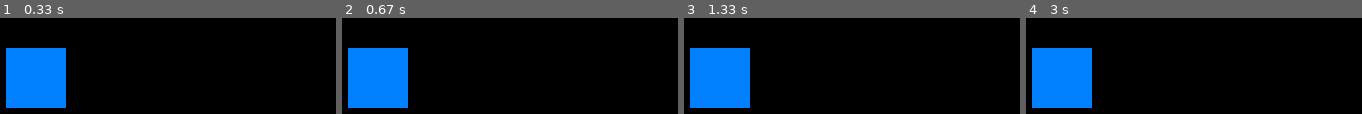
Above: before the commit, frames 1-4 (left to right).
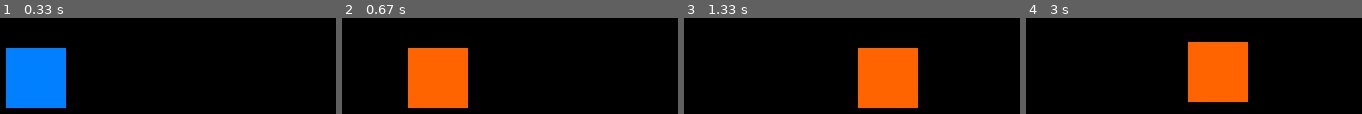
Above: after the commit, the same moments.

Repository: Soucouyant/IntroToPygame
Game: pygame game, started from Part1/entrypoint.py
The game is run twice, just before and just after one commit, with the same random seed, the same clock (stepped at 60 frames per second) and the same inputs.
Inputs:
- Up to frame 1 (0.33 s): no input
- Up to frame 2 (0.67 s): hold Space from 0.33 s (still down); hold Right from 0.33 s (still down)
- Up to frame 3 (1.33 s): release Space at 0.8 s; release Right at 0.8 s; hold Right 0.83-1.3 s; tap Space at 0.9, 1.2 s
- Up to frame 4 (3 s): hold Up 1.33-1.63 s; tap Space at 1.4, 1.73, 2.03, 2.23, 2.53, 2.8 s; hold Right 1.67-2.13 s; hold Left 2.17-2.7 s; hold Down from 2.73 s (still down)

Frame 1 is identical in both runs. In frame 2, 22% of the frame differs, in the area x 1-38%, y 31-94%; in frame 3, 22%; in frame 4, 22%.

Commit message:
Part 1 Complete

Diff:
--- a/Part1/entrypoint.py
+++ b/Part1/entrypoint.py
@@ -1,38 +1,45 @@
-#Single Line Comments are so lame
-#Just have multi line
-#lame language
-#Required Comments ^
+# Duran Ramlall
+# Part 1 of NerdParadise PyGame: Getting Started walkthrough
+# Friday April 1 2022
+# TEJ4M1 P2 Gr 12
 
+# Import Statements
 import pygame
 
 # Initialize
 pygame.init()
 screen = pygame.display.set_mode((400, 300))
 
-#Do things
-
-isBlue = True
-color = (0, 0, 0)
-
-if isBlue == True:
-    color = (0, 128, 255)
-elif isBlue == False:
-    color = (255, 100, 0)
-
-# draw
-pygame.draw.rect(screen, color, pygame.Rect(30, 30, 60, 60))
-
-# Event Handler
+# Declarations
+clock = pygame.time.Clock()
 done = False
+is_blue = True
+x = 30
+y = 30
 
 while not done:
+    # Event Handler
     for event in pygame.event.get():
-        if event.type == pygame.KEYDOWN and event.key == pygame.K_1:
-            print(color)
         if event.type == pygame.KEYDOWN and event.key == pygame.K_SPACE:
-            print(color)
+            is_blue = not is_blue
         if event.type == pygame.QUIT:
             done = True
 
+    # Pressed Events
+    pressed = pygame.key.get_pressed()
+    if pressed[pygame.K_UP]: y -= 3
+    if pressed[pygame.K_DOWN]: y += 3
+    if pressed[pygame.K_LEFT]: x -= 3
+    if pressed[pygame.K_RIGHT]: x+= 3
+
+    screen.fill((0, 0, 0))
+    # Color Switch
+    if is_blue: color = (0, 128, 255)
+    else: color = (255, 100, 0)
+
+    # Draw
+    pygame.draw.rect(screen, color, pygame.Rect(x, y, 60, 60))
+
     # Update Screen
     pygame.display.flip()
+    clock.tick(60)
